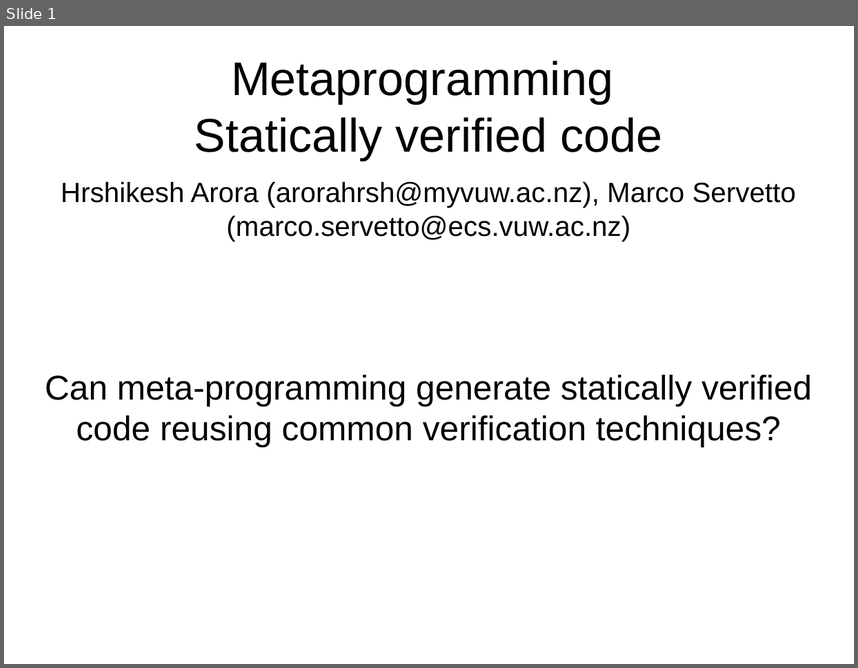
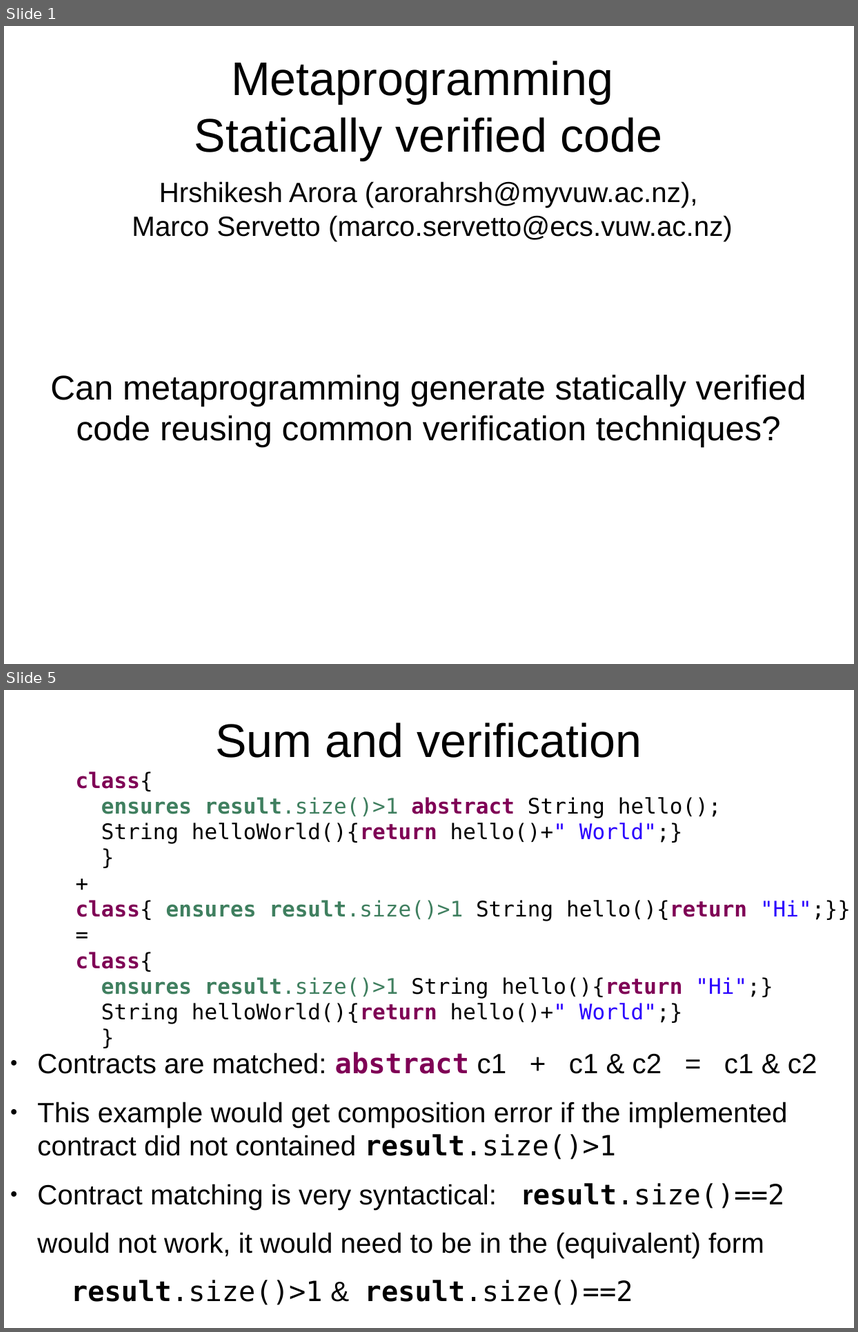
Before and after one commit to ElvisResearchGroup/L42, a slide deck: Main/papers/Sapling2/Slides.odp. Shown one above the other, each under a label of ours: slide 1 before the commit, slides 1 and 5 after it; the slides between them are not shown. The pictures are 858x668 and 858x1332 pixels, drawn with LibreOffice and Linux fonts; fonts in the diff are those of the drawing. Boxes give left, top, right and bottom in pixels: in the first picture for what was removed or moved away, otherwise in the second. Text is boxed around its words. In the diff, an @@ line names an element or a change of style, - is before the commit and + after.

```diff
--- a/Main/papers/Sapling2/Slides.odp
+++ b/Main/papers/Sapling2/Slides.odp
@@ slide 5 added at <box>4,690,854,1328</box>, background #FFFFFF @@
@@ title added at <box>215,722,642,758</box>, 44 pt, text #000000 @@
+Sum and verification
@@ text added at <box>76,771,851,1024</box>, 20 pt, text #000000 @@
+class{
+ensures result.size()>1 abstract String hello();
+String helloWorld(){return hello()+" World";}
+}
++
+class{ ensures result.size()>1 String hello(){return "Hi";}}
+=
+class{
+ensures result.size()>1 String hello(){return "Hi";}
+String helloWorld(){return hello()+" World";}
+}
@@ text added at <box>37,1052,818,1305</box>, 26 pt, text #000000 @@
+● Contracts are matched: abstract c1 + c1 & c2 = c1 & c2
+● This example would get composition error if the implemented contract did not contained result.size()>1
+● Contract matching is very syntactical: result.size()==2
+would not work, it would need to be in the (equivalent) form
+result.size()>1 & result.size()==2
@@ slide 1 changed as well @@
@@ subtitle "Hrshikesh Arora (arorahrsh@myvuw.ac.nz), Marco Servetto ..." rewrapped from <box>61,181,796,241</box> to <box>132,181,733,241</box> @@
@@ text at <box>50,374,806,447</box>: text changed @@
-Can meta-programming generate statically verified code reusing common verification techniques?
+Can metaprogramming generate statically verified code reusing common verification techniques?
```
Also in this commit, not shown: 1 other slide changed, 9 other slides added, 4 slides removed, 1 other file.
